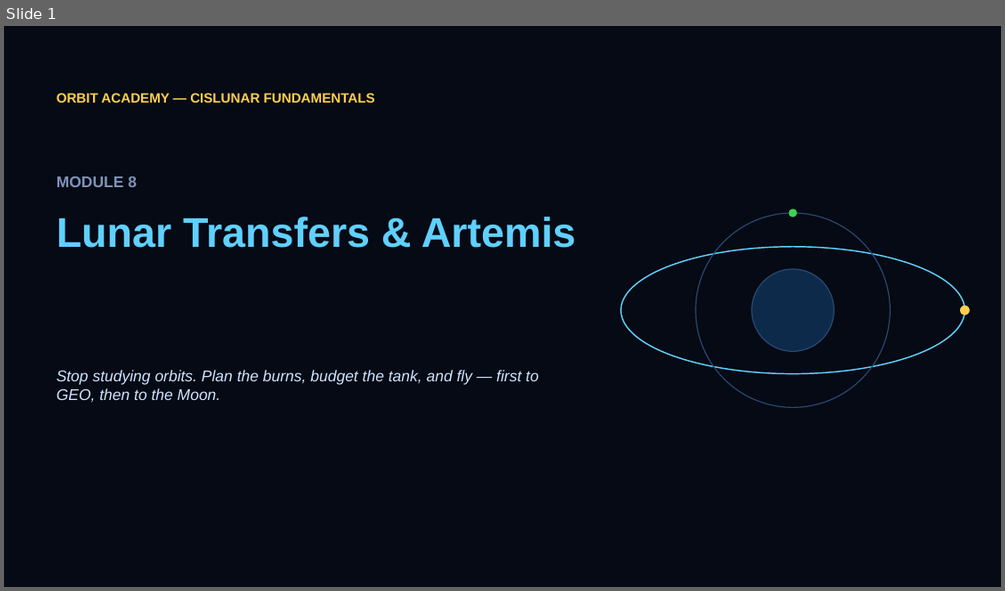
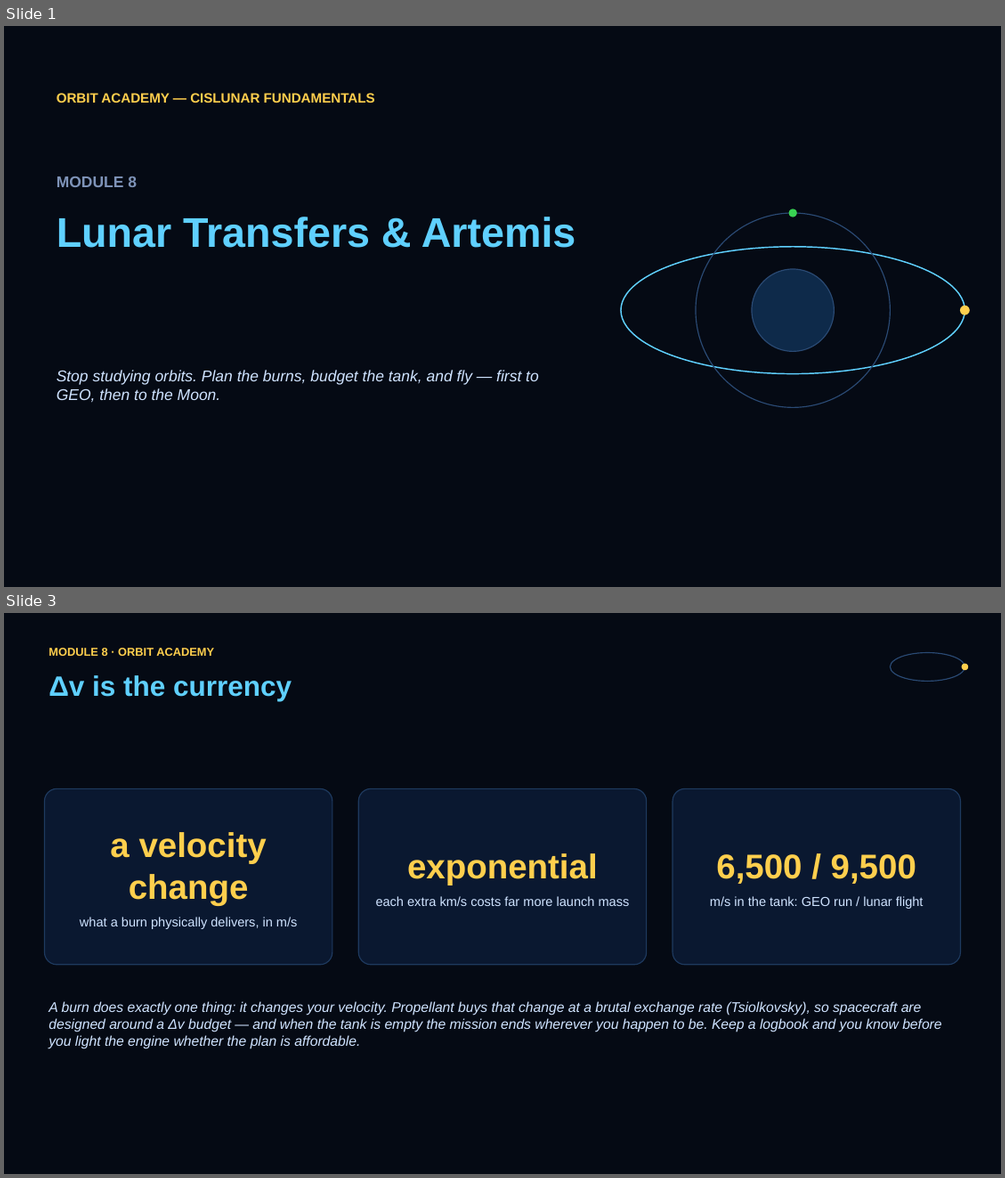
Before and after one commit to JASONSS26/orbit-academy, a slide deck: slides/module8.pptx. Shown one above the other, each under a label of ours: slide 1 before the commit, slides 1 and 3 after it; the slides between them are not shown. The pictures are 1005x591 and 1005x1178 pixels, drawn with LibreOffice and Linux fonts; fonts in the diff are those of the drawing. Boxes give left, top, right and bottom in pixels: in the first picture for what was removed or moved away, otherwise in the second. Text is boxed around its words. In the diff, an @@ line names an element or a change of style, - is before the commit and + after.

Commit message:
module8 deck: 12 slides (Δv currency, apsis rule, scoring); instructor guide beats rewritten
Detail in docs/CHANGELOG.md.

```diff
--- a/slides/module8.pptx
+++ b/slides/module8.pptx
@@ slide 3 added at [4,613,1001,1174], background #050A14 @@
@@ text added at [48,647,214,658], 11 pt, text #FFCF4D, bold @@
+MODULE 8 · ORBIT ACADEMY
@@ ellipse added at [890,653,965,681], outline #2A4A74 1 pt @@
@@ ellipse added at [961,663,968,670], fill #FFCF4D @@
@@ text added at [48,675,291,701], 27 pt, text #5FD0FF, bold @@
+Δv is the currency
@@ rounded rectangle added at [44,788,332,965], fill #0A1830, outline #1E3A5F 1 pt @@
@@ rounded rectangle added at [358,788,647,965], fill #0A1830, outline #1E3A5F 1 pt @@
@@ rounded rectangle added at [672,788,961,965], fill #0A1830, outline #1E3A5F 1 pt @@
@@ text added at [80,832,297,929], 12.5 pt, text #CFE3FF @@
+a velocity change
+what a burn physically delivers, in m/s
@@ text added at [376,853,630,906], 12.5 pt, text #CFE3FF @@
+exponential
+each extra km/s costs far more launch mass
@@ text added at [710,854,923,908], 12.5 pt, text #CFE3FF @@
+6,500 / 9,500
+m/s in the tank: GEO run / lunar flight
@@ text added at [48,1001,941,1049], 13.5 pt, text #CFE3FF, italic @@
+A burn does exactly one thing: it changes your velocity. Propellant buys that change at a brutal exchange rate (Tsiolkovsky), so spacecraft are designed around a Δv budget — and when the tank is empty the mission ends wherever you happen to be. Keep a logbook and you know before you light the engine whether the plan is affordable.
```
Also in this commit, not shown: 7 slides changed, 3 other slides added, 9 other files.
